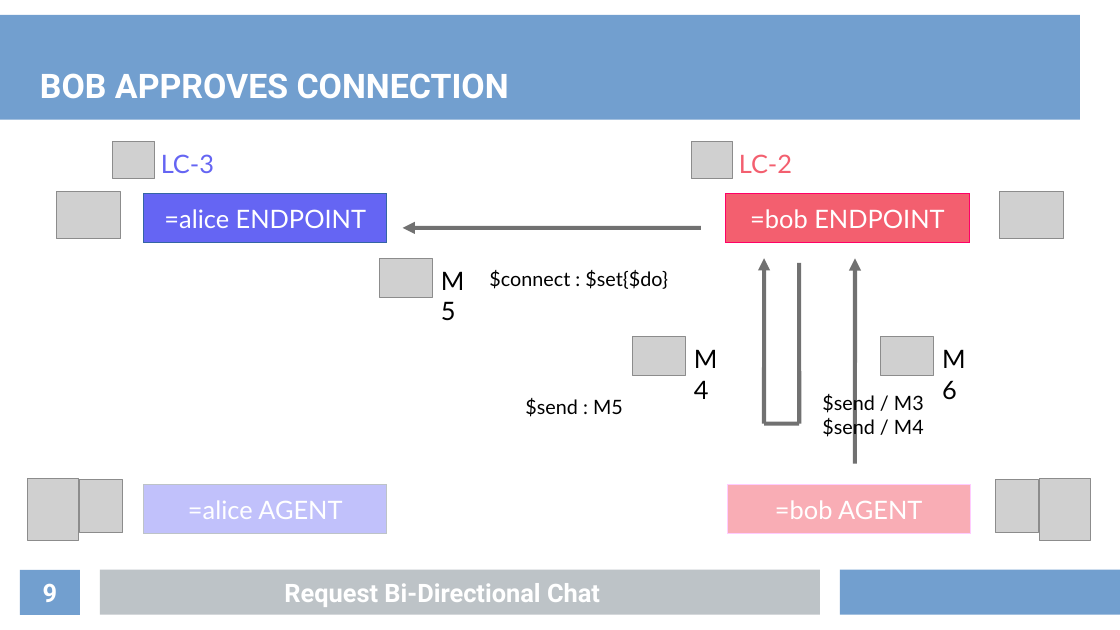
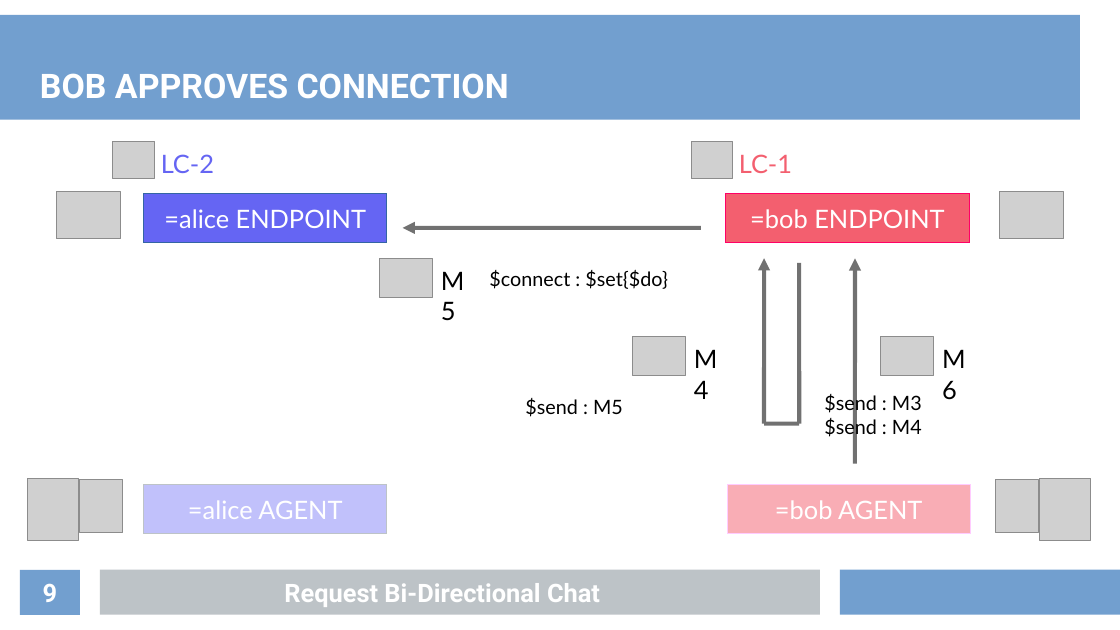
Before and after one commit to projectdanube/XDINinja-swing, a slide deck: slide 9 of resources/Request Bi-Directional Chat/architecture.odp. Drawn at 1120x630 pixels with LibreOffice and Linux fonts; fonts in the diff are those of the drawing; grey boxes stand for pictures. Boxes give left, top, right and bottom in pixels: in the first picture for what was removed or moved away, otherwise in the second. Text is boxed around its words. In the diff, an @@ line names an element or a change of style, - is before the commit and + after.

```diff
--- a/resources/Request Bi-Directional Chat/architecture.odp
+++ b/resources/Request Bi-Directional Chat/architecture.odp
@@ text at <box>161,154,214,173</box>: text changed @@
-LC-3
+LC-2
@@ text at <box>739,154,792,173</box>: text changed @@
-LC-2
+LC-1
@@ text at <box>824,393,922,439</box>: text changed @@
-$send / M3
-$send / M4
+$send : M3
+$send : M4
```
Also in this commit, not shown: 6 other slides changed, 14 other files.
